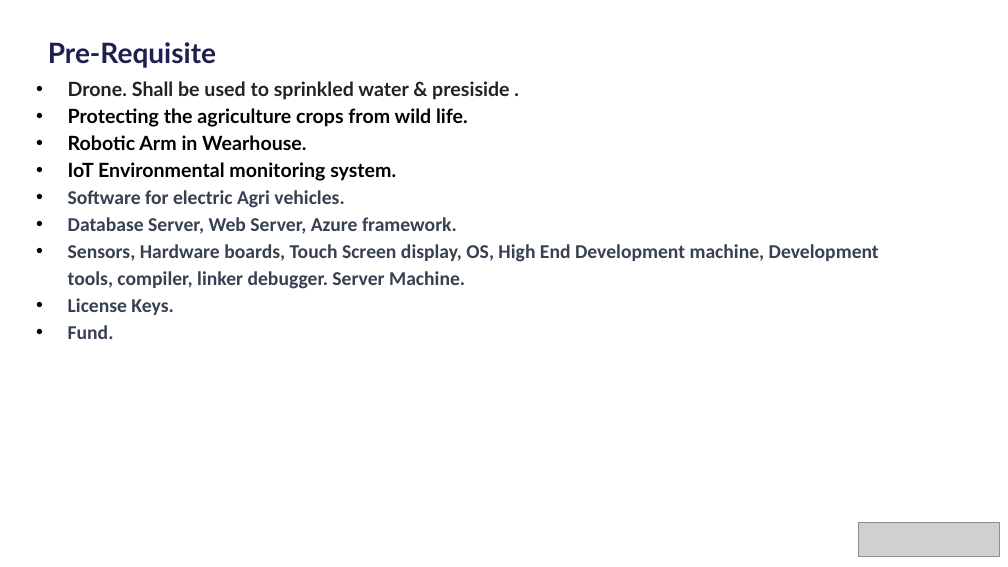
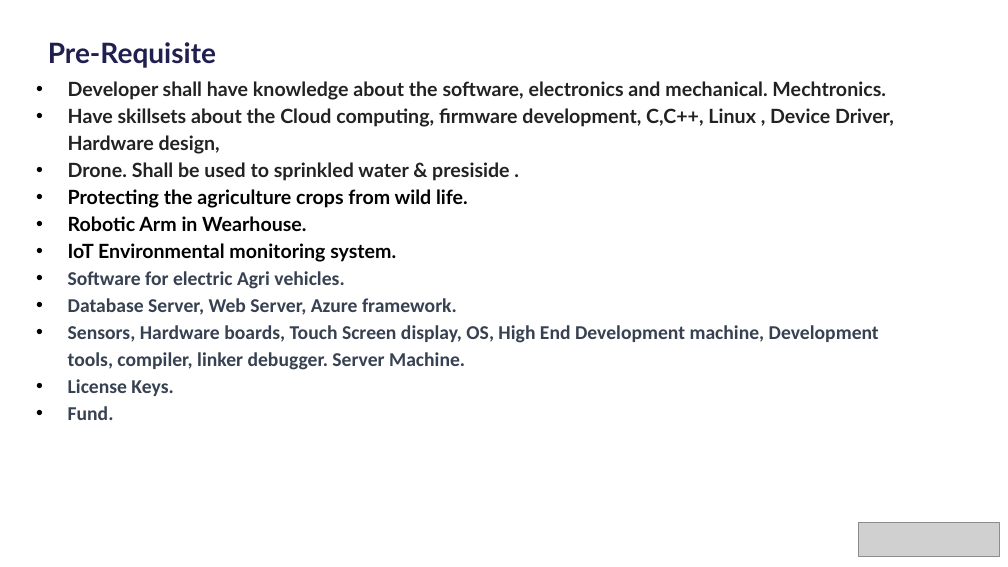
Before and after one commit to jbt1607/Sustainability-Hack, a slide deck: slide 4 of Idea/Smart Agriculture.pptx. Drawn at 1008x567 pixels with LibreOffice and Linux fonts; fonts in the diff are those of the drawing; grey boxes stand for pictures; background and template pictures are left out. Boxes give left, top, right and bottom in pixels: in the first picture for what was removed or moved away, otherwise in the second. Text is boxed around its words. In the diff, an @@ line names an element or a change of style, - is before the commit and + after.

```diff
--- a/Idea/Smart Agriculture.pptx
+++ b/Idea/Smart Agriculture.pptx
@@ text at <box>68,81,894,154</box>: paragraphs added @@
+• Developer shall have knowledge about the software, electronics and mechanical. Mechtronics.
+• Have skillsets about the Cloud computing, firmware development, C,C++, Linux , Device Driver, Hardware design,
```
Also in this commit, not shown: 3 other slides changed, 4 slides added, 1 slide removed, 1 other file.
